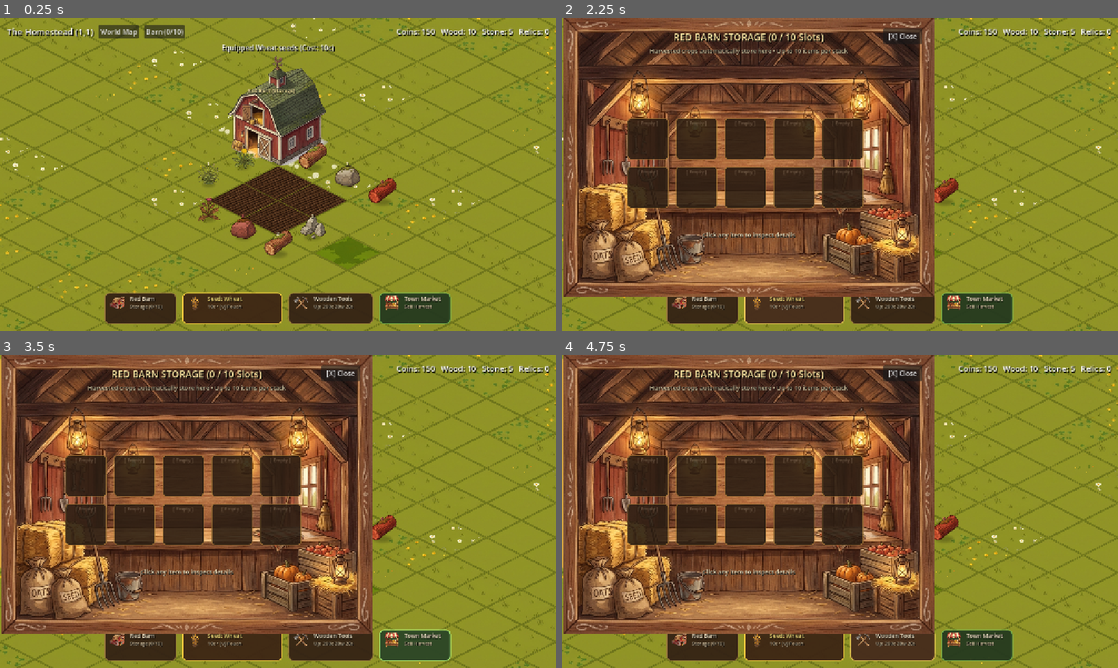
Above: before the commit, frames 1-4 (two rows, left to right).
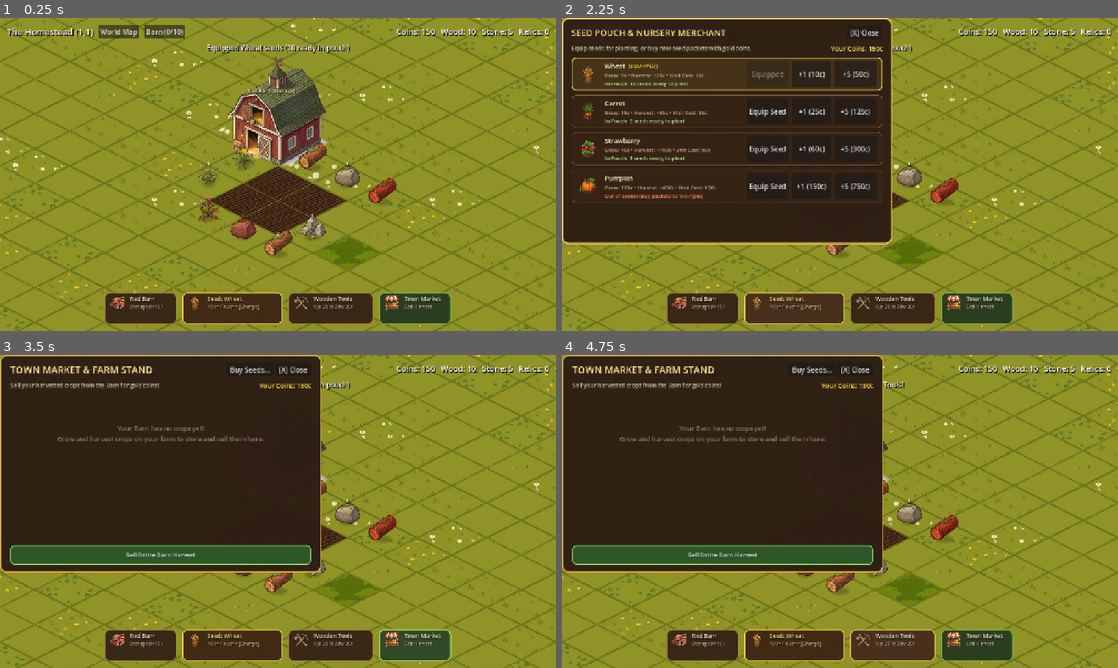
Above: after the commit, the same moments.

Repository: ShootyQ/FarmingApp
Game: Godot game, scene res://scenes/main.tscn
The game is run twice, just before and just after one commit, with the same random seed, the same clock (stepped at 60 frames per second) and the same inputs.
Inputs (mouse positions are in pixels of both pictures, inside the frame that each line leads up to):
- Up to frame 1 (0.25 s): no input
- Up to frame 2 (2.25 s): click "Barn (0/10)" at 0.5 s; click (701, 309) at 1.27 s; click (795, 309) at 2.02 s
- Up to frame 3 (3.5 s): click (417, 646) at 2.75 s
- Up to frame 4 (4.75 s): click "World Map" at 3.5 s; click (890, 646) at 4.25 s

The runs differ from the first frame. In frame 1, 0.6% of the frame differs, in the area x 37-63%, y 8-94%; in frame 2, 46%; in frame 3, 46%, in the area x 0-67%, y 0-94%; in frame 4, 46%.

Commit message:
Implement Seed Pouch & Nursery Merchant modal, seed purchasing, and seed inventory system

Diff:
--- a/scripts/game_state.gd
+++ b/scripts/game_state.gd
@@ -17,6 +17,14 @@
 var tool_tier: int = 0
 var selected_crop: String = "wheat"
 var current_sector_coord: String = "1,1"
+
+# Seed Inventory / Seed Pouch (Stock of seeds held by player)
+var seed_inventory: Dictionary = {
+	"wheat": 10,
+	"carrot": 5,
+	"strawberry": 2,
+	"pumpkin": 0
+}
 
 # Barn Storage: 10 spaces, stack size up to 10
 const BARN_SLOTS_MAX: int = 10
@@ -232,21 +240,23 @@
 	var state = tile["state"]
 
 	if state == "empty":
-		# Plant selected seed
+		# Plant selected seed from seed inventory
 		var crop_data = GameData.CROPS.get(selected_crop, {})
-		var cost = crop_data.get("cost", 10)
-		if coins >= cost:
-			coins -= cost
+		var crop_name = crop_data.get("name", "Crop")
+		var seed_count = get_seed_count(selected_crop)
+		if seed_count > 0:
+			seed_inventory[selected_crop] -= 1
 			tile["state"] = "growing"
 			tile["crop"] = selected_crop
 			tile["plant_time"] = Time.get_unix_time_from_system()
 			tile["grow_duration"] = crop_data["grow_time"]
-
-			# Check legendary mutation roll at plant time
 			tile["is_mutated"] = (randf() < crop_data["mutation_chance"])
-			message_broadcast.emit("Planted %s%s!" % [crop_data["emoji"], crop_data["name"]], true)
+			message_broadcast.emit("Planted %s! (%d seeds remaining in pouch)" % [crop_name, seed_inventory[selected_crop]], true)
+			tile_updated.emit(sector_coord, tile_idx)
+			state_updated.emit()
+			save_game()
 		else:
-			message_broadcast.emit("Not enough coins for seeds! Need %dc" % cost, false)
+			message_broadcast.emit("Out of %s seeds! Click Active Seed on dock to buy more." % crop_name, false)
 
 	elif state == "ready":
 		# Harvest crop directly into Barn storage (no direct coins)
@@ -310,6 +320,7 @@
 		"unlocked_sectors": unlocked_sectors,
 		"sector_tiles": sector_tiles,
 		"barn_inventory": barn_inventory,
+		"seed_inventory": seed_inventory,
 		"save_time": Time.get_unix_time_from_system()
 	}
 	var file = FileAccess.open(SAVE_PATH, FileAccess.WRITE)
@@ -352,6 +363,16 @@
 	# Load barn storage
 	barn_inventory = parsed.get("barn_inventory", [])
 
+	# Load seed inventory
+	var loaded_seeds = parsed.get("seed_inventory", {})
+	if typeof(loaded_seeds) == TYPE_DICTIONARY and loaded_seeds.size() > 0:
+		seed_inventory = loaded_seeds
+	else:
+		seed_inventory = {"wheat": 10, "carrot": 5, "strawberry": 2, "pumpkin": 0}
+	for cid in GameData.CROPS:
+		if not cid in seed_inventory:
+			seed_inventory[cid] = 0
+
 	# Ensure Homestead tile 0 is always the Red Barn
 	var h_tiles = sector_tiles.get("1,1", [])
 	if h_tiles.size() > 0:
@@ -359,6 +380,27 @@
 
 	# Calculate offline crop growth
 	update_crop_timers()
+
+# Seed Inventory Helpers
+func get_seed_count(crop_id: String) -> int:
+	return int(seed_inventory.get(crop_id, 0))
+
+func buy_seeds(crop_id: String, amount: int = 1) -> bool:
+	if not crop_id in GameData.CROPS:
+		return false
+	var c = GameData.CROPS[crop_id]
+	var unit_cost = c.get("cost", 10)
+	var total_cost = unit_cost * amount
+	if coins >= total_cost:
+		coins -= total_cost
+		seed_inventory[crop_id] = get_seed_count(crop_id) + amount
+		save_game()
+		state_updated.emit()
+		message_broadcast.emit("Bought %dx %s Seeds for %dc!" % [amount, c.get("name", "Crop"), total_cost], true)
+		return true
+	else:
+		message_broadcast.emit("Need %dc to buy %dx %s Seeds!" % [total_cost, amount, c.get("name", "Crop")], false)
+		return false
 
 # Barn Inventory Management (10 slots, stack of 10 max)
 func add_to_barn(item_id: String, amount: int = 1) -> bool:
--- a/scripts/main.gd
+++ b/scripts/main.gd
@@ -48,9 +48,10 @@
 var tex_dock_tools = preload("res://assets/ui/dock_icon_tools.png")
 var tex_dock_market = preload("res://assets/ui/dock_icon_market.png")
 
-# Seed Drawer & Market Modal
-var seed_drawer: PanelContainer
-var seed_drawer_grid: GridContainer
+# Seed Pouch Modal & Market Modal
+var seed_modal: Control
+var seed_modal_items_vbox: VBoxContainer
+var seed_modal_balance_label: Label
 
 var market_modal: Control
 var market_items_vbox: VBoxContainer
@@ -133,7 +134,7 @@
 func _ready():
 	_build_isometric_grid()
 	_setup_gardener_dock()
-	_build_seed_drawer()
+	_build_seed_modal()
 	_build_market_modal()
 	_build_barn_modal()
 	_setup_map_buttons()
@@ -398,7 +399,7 @@
 	dock_active_seed_btn.add_theme_stylebox_override("normal", active_gold)
 	dock_active_seed_btn.add_theme_stylebox_override("hover", hover_wood)
 	dock_active_seed_btn.add_theme_stylebox_override("pressed", hover_wood)
-	dock_active_seed_btn.pressed.connect(_toggle_seed_drawer)
+	dock_active_seed_btn.pressed.connect(_open_seed_modal)
 	var s_parts = build_dock_button_content.call(dock_active_seed_btn, tex_dock_seed)
 	dock_seed_icon = s_parts["icon"]
 	dock_seed_title = s_parts["title"]
@@ -445,10 +446,11 @@
 func _select_crop(crop_id: String):
 	GameState.selected_crop = crop_id
 	var c = GameData.CROPS[crop_id]
-	_show_message("Equipped %s seeds (Cost: %dc)" % [c["name"], c["cost"]], false)
+	var count = GameState.get_seed_count(crop_id)
+	_show_message("Equipped %s seeds (%d ready in pouch)" % [c["name"], count], false)
 	_refresh_gardener_dock()
-	if seed_drawer:
-		seed_drawer.visible = false
+	if seed_modal and seed_modal.visible:
+		_refresh_seed_modal()
 
 func _setup_map_buttons():
 	for child in map_grid.get_children():
@@ -472,8 +474,15 @@
 
 	if dock_seed_title and dock_seed_sub:
 		var c = GameData.CROPS.get(GameState.selected_crop, {})
+		var count = GameState.get_seed_count(GameState.selected_crop)
 		dock_seed_title.text = "Seed: %s" % c.get("name", "Wheat")
-		dock_seed_sub.text = "%dc • [v] Pouch" % c.get("cost", 10)
+		if count > 0:
+			dock_seed_sub.text = "%d in Pouch • [Change]" % count
+			dock_seed_sub.add_theme_color_override("font_color", Color(0.85, 0.78, 0.65, 0.95))
+		else:
+			dock_seed_sub.text = "0 in Pouch • [Buy Seeds]"
+			dock_seed_sub.add_theme_color_override("font_color", Color(1.0, 0.50, 0.40, 1.0))
+
 		var item_info = GameData.get_item_info(GameState.selected_crop)
 		if dock_seed_icon:
 			if item_info.get("icon", "") != "":
@@ -536,6 +545,9 @@
 		barn_btn.text = "Barn (%d/10)" % GameState.get_barn_used_slots()
 
 	_refresh_gardener_dock()
+
+	if seed_modal and seed_modal.visible:
+		_refresh_seed_modal()
 
 	if market_modal and market_modal.visible:
 		_refresh_market_modal()
@@ -954,6 +966,10 @@
 	frame.add_child(barn_detail_label)
 
 func _open_barn_modal():
+	if seed_modal:
+		seed_modal.visible = false
+	if market_modal:
+		market_modal.visible = false
 	barn_modal.visible = true
 	_refresh_barn_modal()
 
@@ -999,111 +1015,230 @@
 	else:
 		barn_detail_label.text = "Empty Storage Slot (%d of 10) • Harvested crops are stored here automatically!" % (slot_idx + 1)
 
-# Seed Pouch Drawer (Scalable seed selection popup)
-func _build_seed_drawer():
-	seed_drawer = PanelContainer.new()
-	seed_drawer.name = "SeedDrawer"
-	seed_drawer.visible = false
-
-	var sb = StyleBoxFlat.new()
-	sb.bg_color = Color(0.16, 0.10, 0.06, 0.96)
-	sb.set_border_width_all(2)
-	sb.border_color = Color(1.0, 0.82, 0.35, 0.9)
-	sb.set_corner_radius_all(12)
-	sb.content_margin_left = 18
-	sb.content_margin_right = 18
-	sb.content_margin_top = 12
-	sb.content_margin_bottom = 12
-	seed_drawer.add_theme_stylebox_override("panel", sb)
-
-	seed_drawer.anchors_preset = Control.PRESET_BOTTOM_WIDE
-	seed_drawer.offset_top = -220
-	seed_drawer.offset_bottom = -76
-	seed_drawer.offset_left = 180
-	seed_drawer.offset_right = -180
-	$HUD.add_child(seed_drawer)
+# Seed Pouch & Nursery Merchant Modal
+func _build_seed_modal():
+	seed_modal = Control.new()
+	seed_modal.name = "SeedModal"
+	seed_modal.anchors_preset = Control.PRESET_FULL_RECT
+	seed_modal.visible = false
+	$HUD.add_child(seed_modal)
+
+	# Dimmed dark overlay
+	var overlay = ColorRect.new()
+	overlay.anchors_preset = Control.PRESET_FULL_RECT
+	overlay.color = Color(0, 0, 0, 0.72)
+	overlay.mouse_filter = Control.MOUSE_FILTER_STOP
+	overlay.gui_input.connect(func(event):
+		if event is InputEventMouseButton and event.pressed:
+			seed_modal.visible = false
+	)
+	seed_modal.add_child(overlay)
+
+	var center = CenterContainer.new()
+	center.anchors_preset = Control.PRESET_FULL_RECT
+	center.mouse_filter = Control.MOUSE_FILTER_IGNORE
+	seed_modal.add_child(center)
+
+	# Seed Merchant Card Panel
+	var panel = PanelContainer.new()
+	panel.custom_minimum_size = Vector2(760, 520)
+	var psb = StyleBoxFlat.new()
+	psb.bg_color = Color(0.18, 0.12, 0.08, 0.98)
+	psb.set_border_width_all(3)
+	psb.border_color = Color(0.95, 0.80, 0.35, 1.0)
+	psb.set_corner_radius_all(14)
+	psb.content_margin_left = 22
+	psb.content_margin_right = 22
+	psb.content_margin_top = 18
+	psb.content_margin_bottom = 18
+	panel.add_theme_stylebox_override("panel", psb)
+	center.add_child(panel)
 
 	var vbox = VBoxContainer.new()
-	vbox.add_theme_constant_override("separation", 8)
-	seed_drawer.add_child(vbox)
-
-	var header = Label.new()
-	header.text = "SEED POUCH • SELECT ACTIVE SEED"
-	header.horizontal_alignment = HORIZONTAL_ALIGNMENT_CENTER
-	header.add_theme_font_size_override("font_size", 14)
-	header.add_theme_color_override("font_color", Color(1.0, 0.90, 0.60, 1.0))
-	vbox.add_child(header)
-
-	seed_drawer_grid = GridContainer.new()
-	seed_drawer_grid.columns = 4
-	seed_drawer_grid.size_flags_horizontal = Control.SIZE_EXPAND_FILL
-	seed_drawer_grid.add_theme_constant_override("h_separation", 12)
-	seed_drawer_grid.add_theme_constant_override("v_separation", 8)
-	vbox.add_child(seed_drawer_grid)
+	vbox.add_theme_constant_override("separation", 10)
+	panel.add_child(vbox)
+
+	# Top bar: Title & Close
+	var top_h = HBoxContainer.new()
+	vbox.add_child(top_h)
+
+	var title = Label.new()
+	title.text = "SEED POUCH & NURSERY MERCHANT"
+	title.size_flags_horizontal = Control.SIZE_EXPAND_FILL
+	title.add_theme_font_size_override("font_size", 20)
+	title.add_theme_color_override("font_color", Color(1.0, 0.90, 0.55, 1.0))
+	top_h.add_child(title)
+
+	var close_btn = Button.new()
+	close_btn.text = " [X] Close "
+	close_btn.pressed.connect(func(): seed_modal.visible = false)
+	top_h.add_child(close_btn)
+
+	# Subtitle / Coins info
+	var sub_h = HBoxContainer.new()
+	vbox.add_child(sub_h)
+
+	var sub = Label.new()
+	sub.text = "Equip seeds for planting, or buy new seed packets with gold coins."
+	sub.size_flags_horizontal = Control.SIZE_EXPAND_FILL
+	sub.add_theme_font_size_override("font_size", 13)
+	sub.add_theme_color_override("font_color", Color(0.85, 0.80, 0.70, 0.9))
+	sub_h.add_child(sub)
+
+	seed_modal_balance_label = Label.new()
+	seed_modal_balance_label.text = "Your Coins: %dc" % GameState.coins
+	seed_modal_balance_label.add_theme_font_size_override("font_size", 15)
+	seed_modal_balance_label.add_theme_color_override("font_color", Color(1.0, 0.88, 0.35, 1.0))
+	sub_h.add_child(seed_modal_balance_label)
+
+	# Scrollable container for seed cards
+	var scroll = ScrollContainer.new()
+	scroll.size_flags_vertical = Control.SIZE_EXPAND_FILL
+	scroll.custom_minimum_size = Vector2(0, 360)
+	vbox.add_child(scroll)
+
+	seed_modal_items_vbox = VBoxContainer.new()
+	seed_modal_items_vbox.size_flags_horizontal = Control.SIZE_EXPAND_FILL
+	seed_modal_items_vbox.add_theme_constant_override("separation", 10)
+	scroll.add_child(seed_modal_items_vbox)
+
+func _open_seed_modal():
+	if market_modal:
+		market_modal.visible = false
+	if barn_modal:
+		barn_modal.visible = false
+	seed_modal.visible = true
+	_refresh_seed_modal()
+
+func _refresh_seed_modal():
+	if not seed_modal or not seed_modal_items_vbox:
+		return
+
+	seed_modal_balance_label.text = "Your Coins: %dc" % GameState.coins
+
+	for child in seed_modal_items_vbox.get_children():
+		child.queue_free()
 
 	for crop_id in GameData.CROPS:
 		var c = GameData.CROPS[crop_id]
 		var item_info = GameData.get_item_info(crop_id)
-
-		var card = Button.new()
-		card.custom_minimum_size = Vector2(130, 72)
-		card.size_flags_horizontal = Control.SIZE_EXPAND_FILL
-
-		var card_sb = StyleBoxFlat.new()
-		card_sb.bg_color = Color(0.22, 0.15, 0.09, 0.92)
-		card_sb.set_border_width_all(2)
-		card_sb.border_color = Color(0.55, 0.42, 0.25, 0.7)
-		card_sb.set_corner_radius_all(8)
-		card.add_theme_stylebox_override("normal", card_sb)
-
-		var card_h = card_sb.duplicate()
-		card_h.border_color = Color(1.0, 0.85, 0.35, 1.0)
-		card_h.bg_color = Color(0.30, 0.20, 0.12, 0.98)
-		card.add_theme_stylebox_override("hover", card_h)
-		card.add_theme_stylebox_override("pressed", card_h)
-
-		var inner = HBoxContainer.new()
-		inner.mouse_filter = Control.MOUSE_FILTER_IGNORE
-		inner.anchors_preset = Control.PRESET_FULL_RECT
-		inner.offset_left = 6
-		inner.offset_right = -6
-		inner.offset_top = 4
-		inner.offset_bottom = -4
-		card.add_child(inner)
-
+		var seed_count = GameState.get_seed_count(crop_id)
+		var is_equipped = (GameState.selected_crop == crop_id)
+
+		var row = PanelContainer.new()
+		var r_sb = StyleBoxFlat.new()
+		if is_equipped:
+			r_sb.bg_color = Color(0.28, 0.20, 0.10, 0.95)
+			r_sb.set_border_width_all(2)
+			r_sb.border_color = Color(1.0, 0.85, 0.30, 1.0)
+		else:
+			r_sb.bg_color = Color(0.22, 0.14, 0.08, 0.92)
+			r_sb.set_border_width_all(1)
+			r_sb.border_color = Color(0.50, 0.38, 0.22, 0.7)
+		r_sb.set_corner_radius_all(10)
+		r_sb.content_margin_left = 14
+		r_sb.content_margin_right = 14
+		r_sb.content_margin_top = 8
+		r_sb.content_margin_bottom = 8
+		row.add_theme_stylebox_override("panel", r_sb)
+
+		var rh = HBoxContainer.new()
+		rh.add_theme_constant_override("separation", 14)
+		row.add_child(rh)
+
+		# 1. Crop Icon
 		var ic = TextureRect.new()
+		ic.custom_minimum_size = Vector2(48, 48)
 		ic.expand_mode = TextureRect.EXPAND_IGNORE_SIZE
 		ic.stretch_mode = TextureRect.STRETCH_KEEP_ASPECT_CENTERED
-		ic.custom_minimum_size = Vector2(44, 44)
-		ic.size_flags_vertical = Control.SIZE_SHRINK_CENTER
 		if item_info.get("icon", "") != "":
 			ic.texture = load(item_info["icon"])
-		inner.add_child(ic)
-
-		var d_vbox = VBoxContainer.new()
-		d_vbox.size_flags_horizontal = Control.SIZE_EXPAND_FILL
-		d_vbox.alignment = BoxContainer.ALIGNMENT_CENTER
-		inner.add_child(d_vbox)
+		rh.add_child(ic)
+
+		# 2. Crop Details VBox
+		var info_v = VBoxContainer.new()
+		info_v.size_flags_horizontal = Control.SIZE_EXPAND_FILL
+		info_v.alignment = BoxContainer.ALIGNMENT_CENTER
+		info_v.add_theme_constant_override("separation", 2)
+		rh.add_child(info_v)
+
+		var title_h = HBoxContainer.new()
+		title_h.add_theme_constant_override("separation", 8)
+		info_v.add_child(title_h)
 
 		var name_lbl = Label.new()
 		name_lbl.text = c["name"]
-		name_lbl.add_theme_font_size_override("font_size", 13)
-		name_lbl.add_theme_color_override("font_color", Color(1.0, 0.95, 0.85, 1.0))
-		d_vbox.add_child(name_lbl)
-
-		var cost_lbl = Label.new()
-		cost_lbl.text = "%dc • %ds" % [c["cost"], int(c["grow_time"])]
-		cost_lbl.add_theme_font_size_override("font_size", 11)
-		cost_lbl.add_theme_color_override("font_color", Color(1.0, 0.82, 0.25, 0.95))
-		d_vbox.add_child(cost_lbl)
-
-		var target_id = crop_id
-		card.pressed.connect(func(): _select_crop(target_id))
-		seed_drawer_grid.add_child(card)
-
-func _toggle_seed_drawer():
-	if seed_drawer:
-		seed_drawer.visible = not seed_drawer.visible
+		name_lbl.add_theme_font_size_override("font_size", 15)
+		name_lbl.add_theme_color_override("font_color", Color(1.0, 0.95, 0.82, 1.0))
+		title_h.add_child(name_lbl)
+
+		if is_equipped:
+			var eq_tag = Label.new()
+			eq_tag.text = "[EQUIPPED]"
+			eq_tag.add_theme_font_size_override("font_size", 12)
+			eq_tag.add_theme_color_override("font_color", Color(1.0, 0.85, 0.25, 1.0))
+			title_h.add_child(eq_tag)
+
+		var stats_lbl = Label.new()
+		stats_lbl.text = "Grow: %ds • Harvest: +%dc • Unit Cost: %dc" % [int(c["grow_time"]), c["reward"], c["cost"]]
+		stats_lbl.add_theme_font_size_override("font_size", 12)
+		stats_lbl.add_theme_color_override("font_color", Color(0.85, 0.78, 0.65, 0.9))
+		info_v.add_child(stats_lbl)
+
+		var stock_lbl = Label.new()
+		if seed_count > 0:
+			stock_lbl.text = "In Pouch: %d seeds ready to plant" % seed_count
+			stock_lbl.add_theme_color_override("font_color", Color(0.70, 0.95, 0.60, 1.0))
+		else:
+			stock_lbl.text = "Out of seeds! (Buy packets to the right)"
+			stock_lbl.add_theme_color_override("font_color", Color(1.0, 0.55, 0.45, 1.0))
+		stock_lbl.add_theme_font_size_override("font_size", 12)
+		info_v.add_child(stock_lbl)
+
+		# 3. Actions HBox (Equip, Buy 1, Buy 5)
+		var acts_h = HBoxContainer.new()
+		acts_h.alignment = BoxContainer.ALIGNMENT_CENTER
+		acts_h.add_theme_constant_override("separation", 8)
+		rh.add_child(acts_h)
+
+		# Equip Button
+		var eq_btn = Button.new()
+		eq_btn.custom_minimum_size = Vector2(96, 38)
+		if is_equipped:
+			eq_btn.text = "Equipped"
+			eq_btn.disabled = true
+		else:
+			eq_btn.text = "Equip Seed"
+			var cid_equip = crop_id
+			eq_btn.pressed.connect(func():
+				_select_crop(cid_equip)
+				_refresh_seed_modal()
+			)
+		acts_h.add_child(eq_btn)
+
+		# Buy 1x Button
+		var buy1_btn = Button.new()
+		buy1_btn.custom_minimum_size = Vector2(90, 38)
+		buy1_btn.text = "+1 (%dc)" % c["cost"]
+		var cid_b1 = crop_id
+		buy1_btn.pressed.connect(func():
+			GameState.buy_seeds(cid_b1, 1)
+			_refresh_seed_modal()
+		)
+		acts_h.add_child(buy1_btn)
+
+		# Buy 5x Button
+		var buy5_btn = Button.new()
+		buy5_btn.custom_minimum_size = Vector2(96, 38)
+		buy5_btn.text = "+5 (%dc)" % (c["cost"] * 5)
+		var cid_b5 = crop_id
+		buy5_btn.pressed.connect(func():
+			GameState.buy_seeds(cid_b5, 5)
+			_refresh_seed_modal()
+		)
+		acts_h.add_child(buy5_btn)
+
+		seed_modal_items_vbox.add_child(row)
 
 # Town Market & Farm Stand Modal (Selling crops from the Barn)
 func _build_market_modal():
@@ -1159,6 +1294,11 @@
 	title.add_theme_color_override("font_color", Color(1.0, 0.90, 0.60, 1.0))
 	top_h.add_child(title)
 
+	var buy_seeds_btn = Button.new()
+	buy_seeds_btn.text = " Buy Seeds... "
+	buy_seeds_btn.pressed.connect(func(): _open_seed_modal())
+	top_h.add_child(buy_seeds_btn)
+
 	var close_btn = Button.new()
 	close_btn.text = " [X] Close "
 	close_btn.pressed.connect(func(): market_modal.visible = false)
@@ -1229,8 +1369,10 @@
 	bottom_h.add_child(sell_all_btn)
 
 func _open_market_modal():
-	if seed_drawer:
-		seed_drawer.visible = false
+	if seed_modal:
+		seed_modal.visible = false
+	if barn_modal:
+		barn_modal.visible = false
 	market_modal.visible = true
 	_refresh_market_modal()
 
